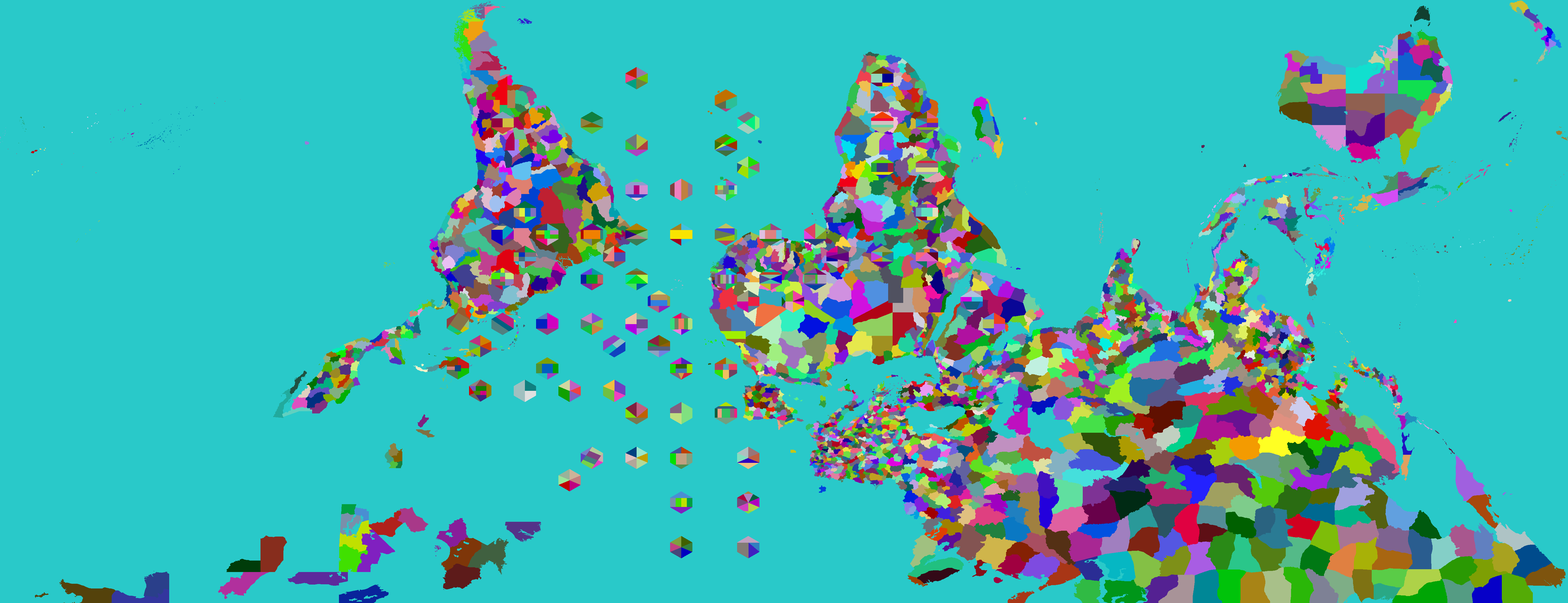
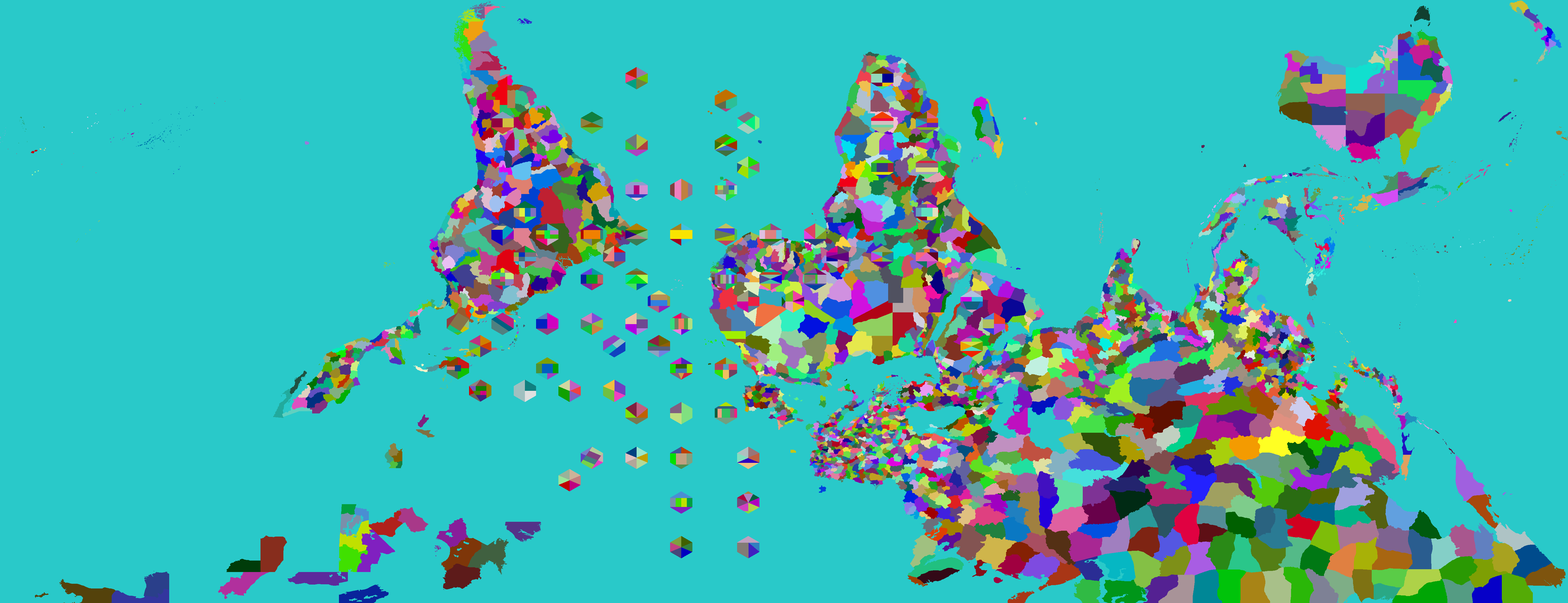
Before/after of a 1568×603 layered artwork. What changed in the layer stack:
painted on "Provinces" over [742, 335, 983, 421]
